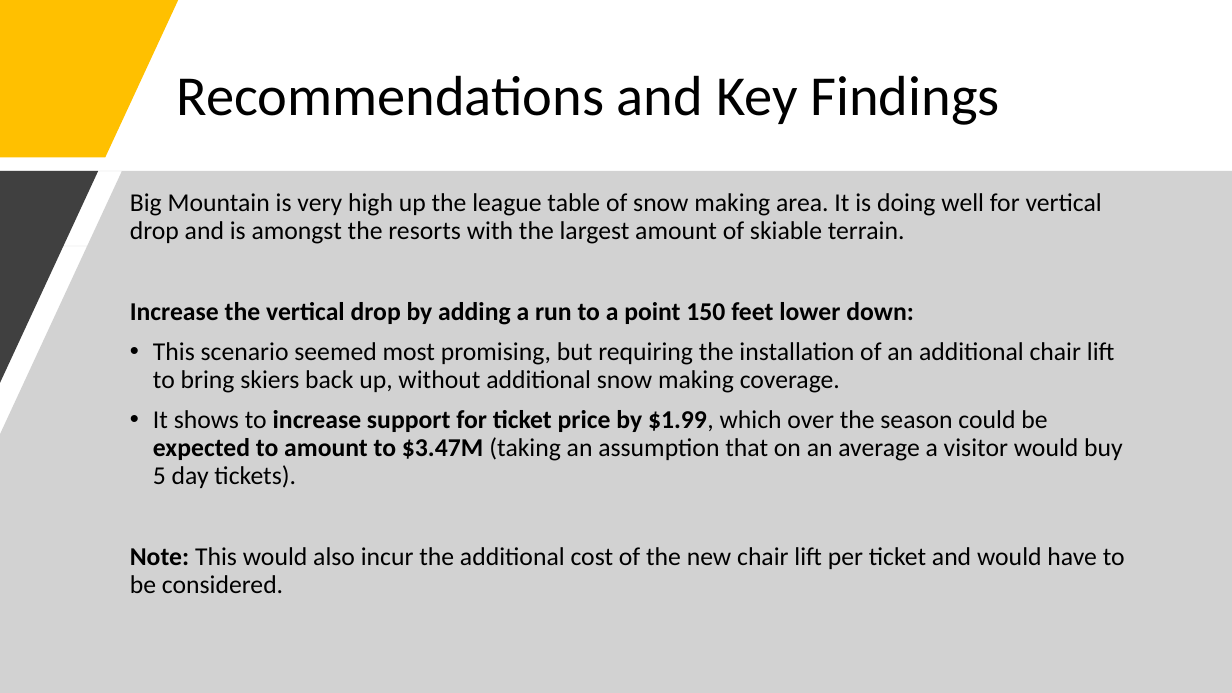
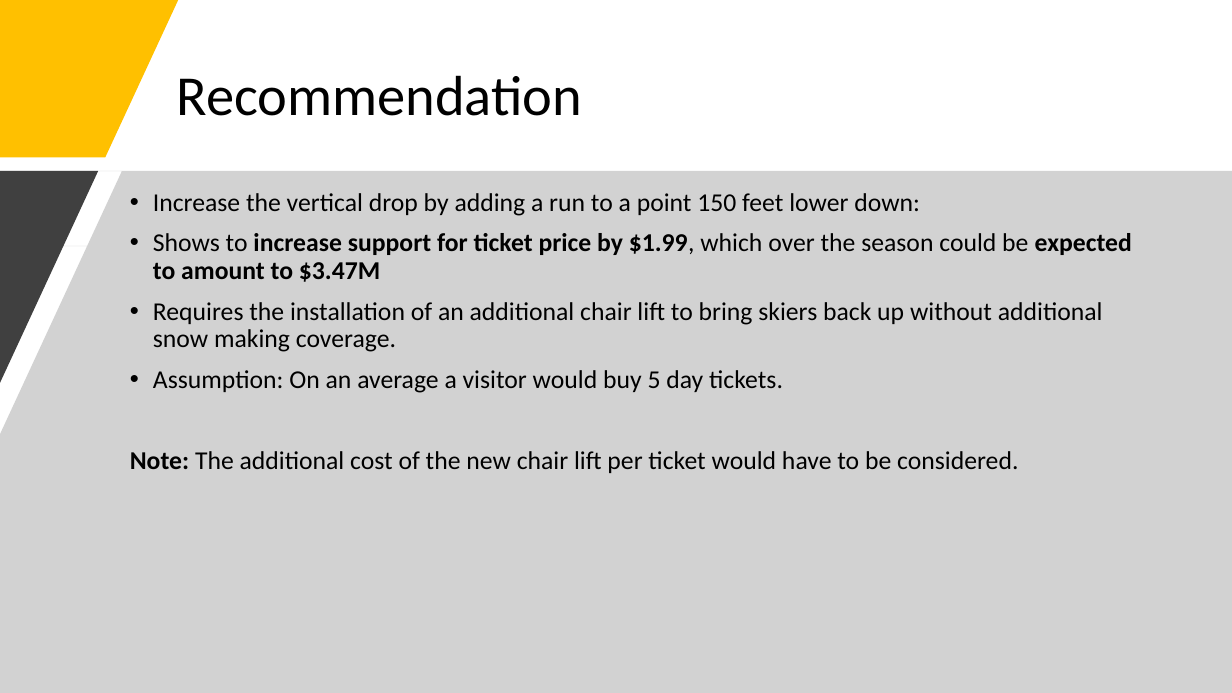
Before and after one commit to Shruti06Oct/DataScienceGuidedCapstone, a slide deck: slide 5 of Big Mountain Case Study.pptx (slide 4 before the commit). Drawn at 1232x693 pixels with LibreOffice and Linux fonts; fonts in the diff are those of the drawing. Boxes give left, top, right and bottom in pixels: in the first picture for what was removed or moved away, otherwise in the second. Text is boxed around its words. In the diff, an @@ line names an element or a change of style, - is before the commit and + after.

```diff
--- a/Big Mountain Case Study.pptx
+++ b/Big Mountain Case Study.pptx
@@ title at box(176, 75, 582, 116): text changed @@
-Recommendations and Key Findings
+Recommendation
@@ text at box(130, 193, 1102, 244): paragraph removed @@
-Big Mountain is very high up the league table of snow making area. It is doing well for vertical drop and is amongst the resorts with the largest amount of skiable terrain.
@@ text at box(153, 193, 920, 216): bold off in "Increase the vertical drop by adding a ..."; bullet none to • @@
@@ text at box(130, 233, 1132, 473): text changed @@
-• This scenario seemed most promising, but requiring the installation of an additional chair lift to bring skiers back up, without additional snow making coverage.
-• It shows to increase support for ticket price by $1.99, which over the season could be expected to amount to $3.47M (taking an assumption that on an average a visitor would buy 5 day tickets).
-Note: This would also incur the additional cost of the new chair lift per ticket and would have to be considered.
+• Shows to increase support for ticket price by $1.99, which over the season could be expected to amount to $3.47M
+• Requires the installation of an additional chair lift to bring skiers back up without additional snow making coverage.
+• Assumption: On an average a visitor would buy 5 day tickets.
+Note: The additional cost of the new chair lift per ticket would have to be considered.
```
Also in this commit, not shown: 6 other slides changed, 2 slides added.
